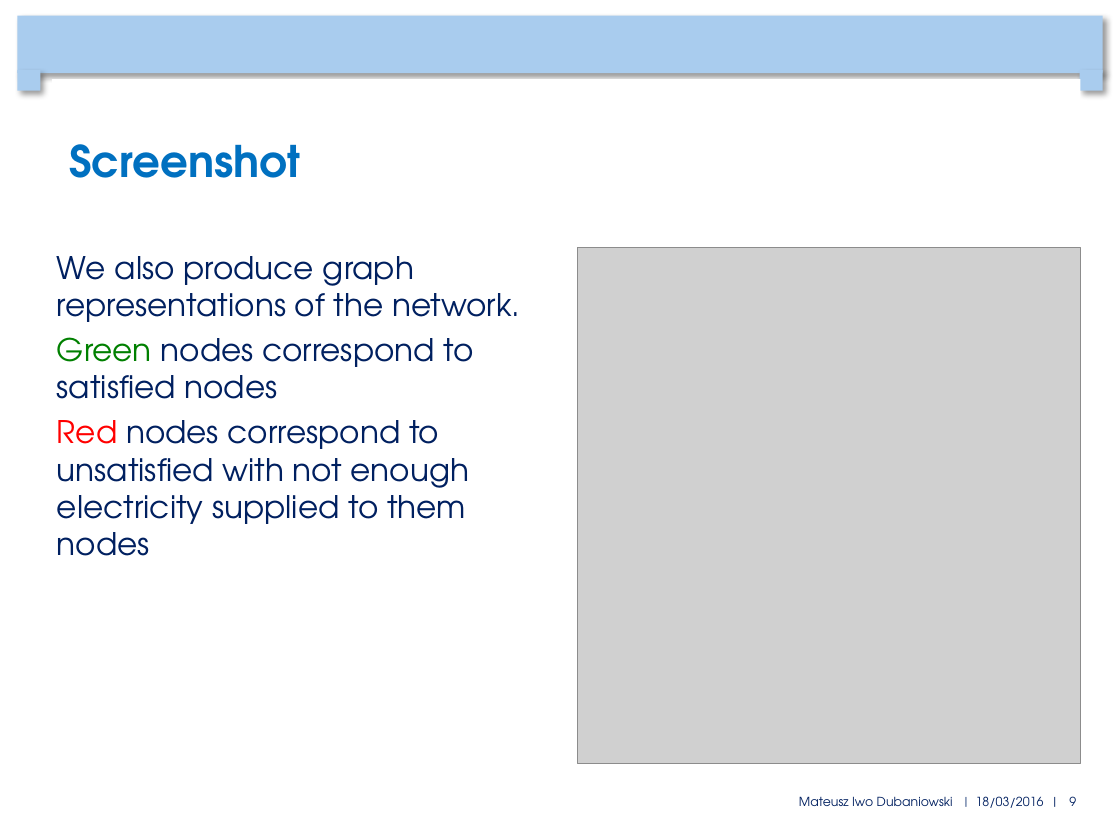
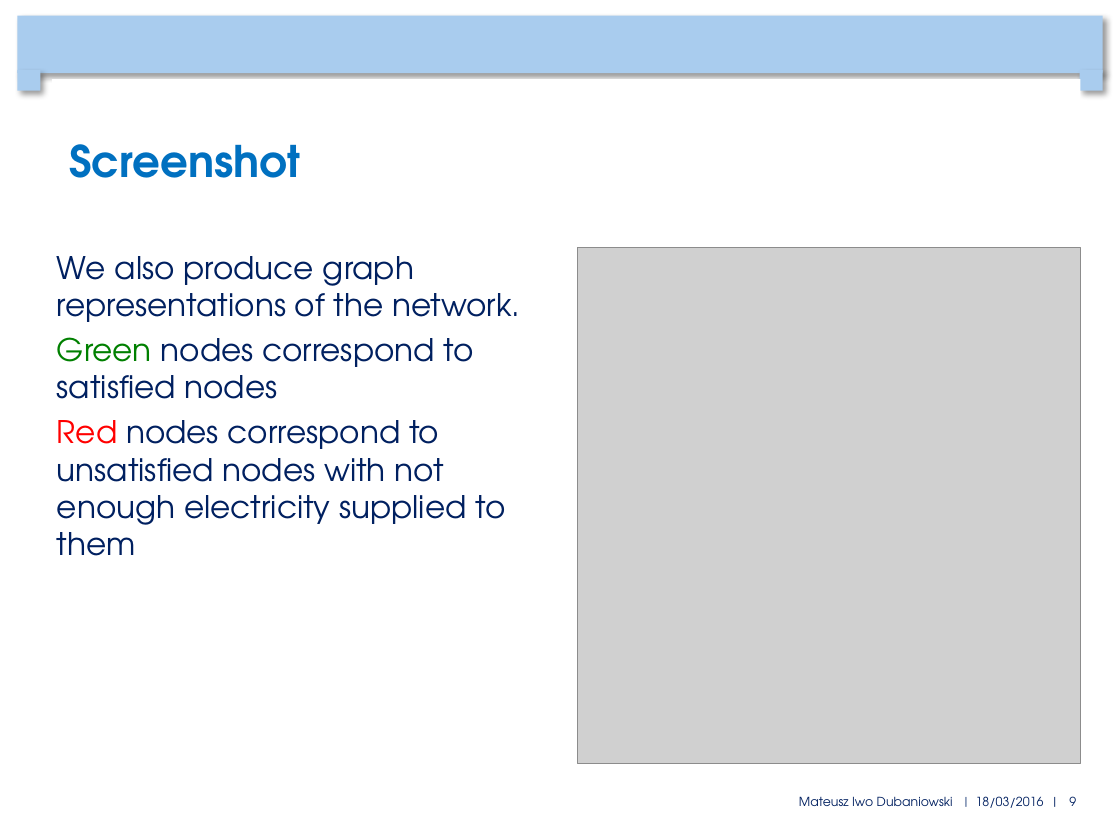
Before and after one commit to mduban/CNProject, a slide deck: slide 9 of FinalPresentation.pptx. Drawn at 1120x840 pixels with LibreOffice and Linux fonts; fonts in the diff are those of the drawing; grey boxes stand for pictures; background and template pictures are left out. Boxes give left, top, right and bottom in pixels: in the first picture for what was removed or moved away, otherwise in the second. Text is boxed around its words. In the diff, an @@ line names an element or a change of style, - is before the commit and + after.

```diff
--- a/FinalPresentation.pptx
+++ b/FinalPresentation.pptx
@@ text at (x1=57, y1=420, x2=505, y2=556): text changed @@
-Red nodes correspond to unsatisfied with not enough electricity supplied to them nodes
+Red nodes correspond to unsatisfied nodes with not enough electricity supplied to them
```
Also in this commit, not shown: 6 other slides changed.
